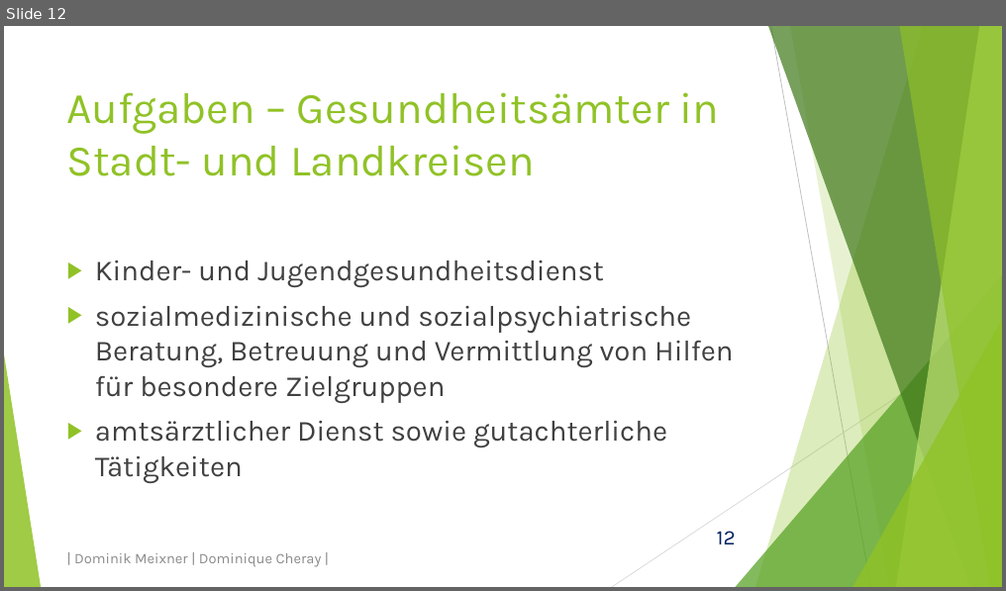
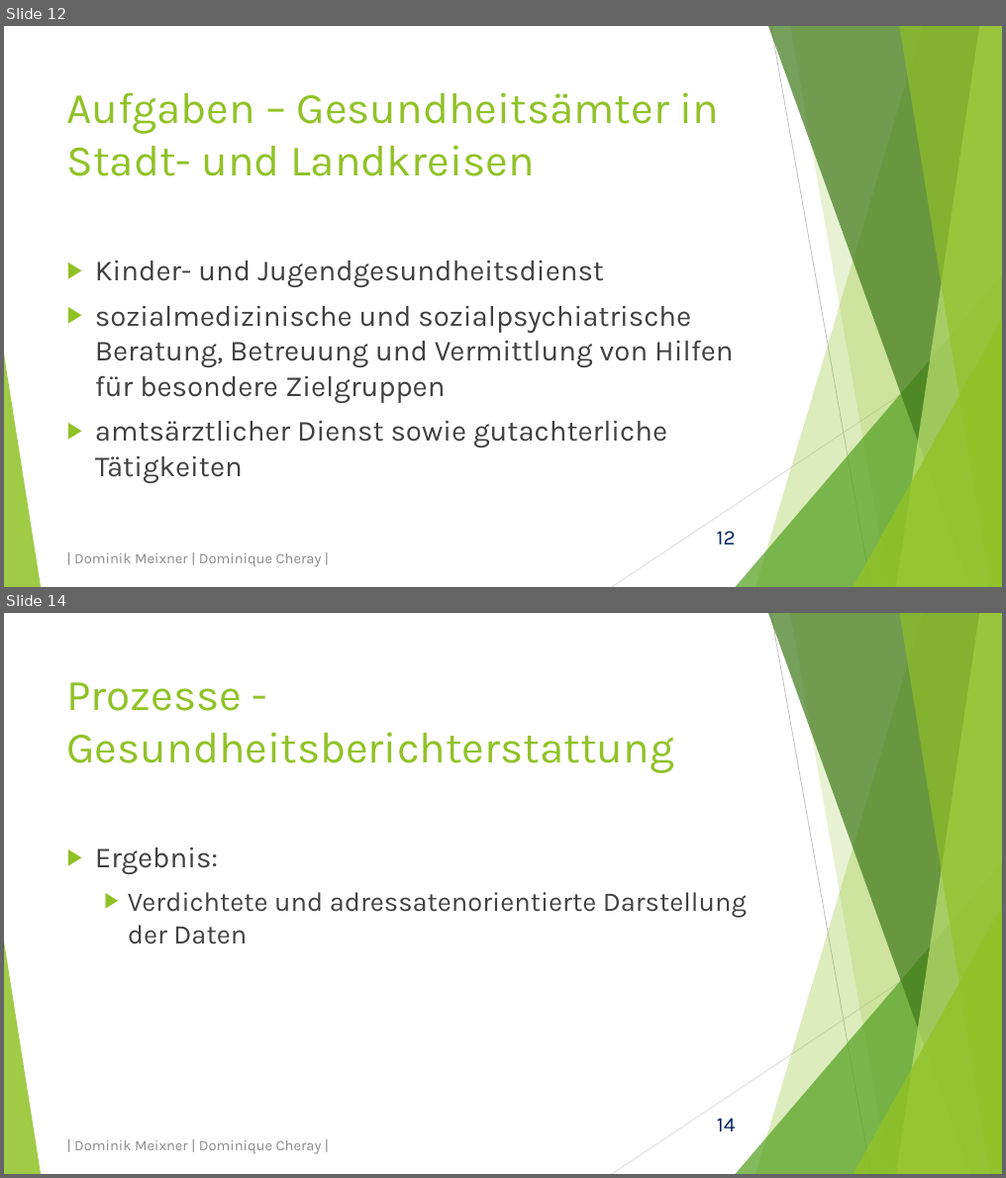
Before and after one commit to domeix/BlaBla, a slide deck: GesundheitsamtPraes.pptx. Shown one above the other, each under a label of ours: slide 12 before the commit, slides 12 and 14 after it; the slides between them are not shown. The pictures are 1006x591 and 1006x1178 pixels, drawn with LibreOffice and Linux fonts; fonts in the diff are those of the drawing. Boxes give left, top, right and bottom in pixels: in the first picture for what was removed or moved away, otherwise in the second. Text is boxed around its words. In the diff, an @@ line names an element or a change of style, - is before the commit and + after.

Commit message:
Wieder Präsentation
Präsentation um Prozesse erweitert

```diff
--- a/GesundheitsamtPraes.pptx
+++ b/GesundheitsamtPraes.pptx
@@ slide 14 added at [4,613,1002,1174], background #FFFFFF; not listed: 11 template elements that a slide beside it also shows @@
@@ title added at [67,682,674,773], 42 pt, text #90C226 @@
+Prozesse - Gesundheitsberichterstattung
@@ text added at [95,848,746,945], 26 pt, text #404040 @@
+▶ Ergebnis:
+  ▶ Verdichtete und adressatenorientierte Darstellung der Daten
@@ text added at [74,1141,322,1155], 14 pt, text #8C8C8C @@
+| Dominik Meixner | Dominique Cheray |
```
Also in this commit, not shown: 1 slide changed, 7 other slides added, 2 other files.
